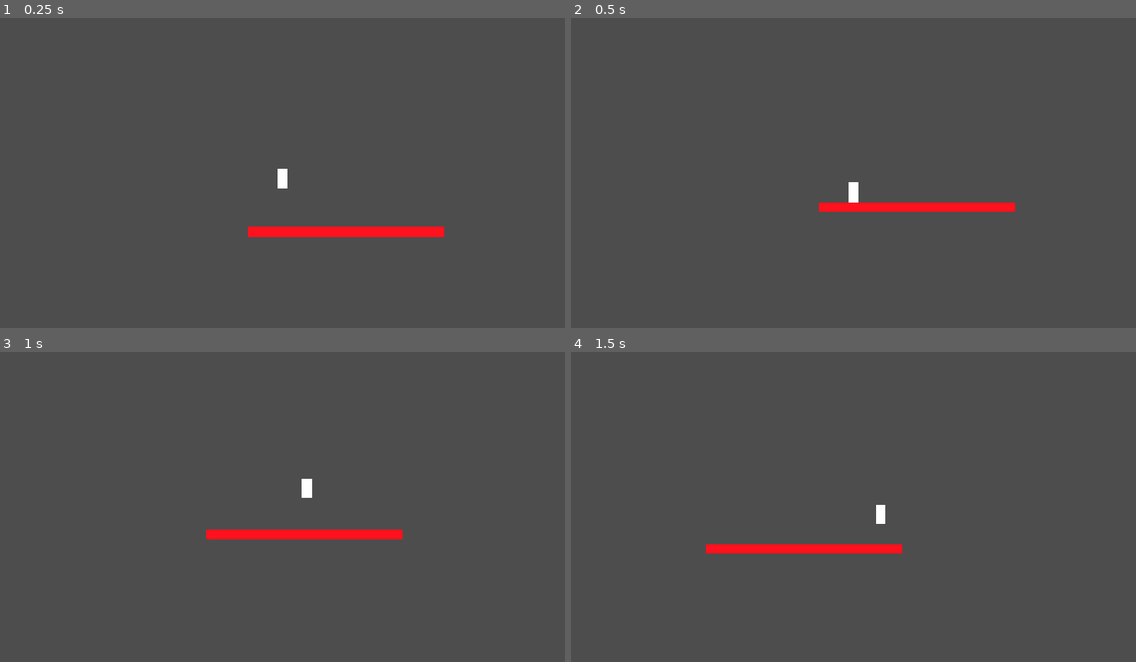
Above: before the commit, frames 1-4 (two rows, left to right).
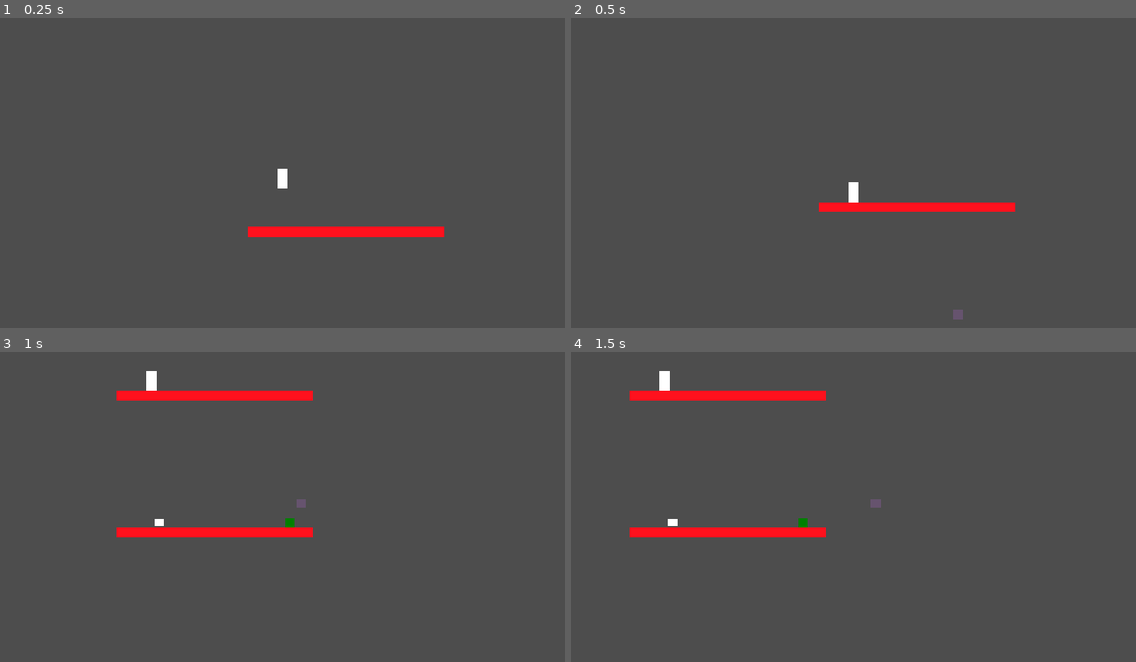
Above: after the commit, the same moments.

Repository: BriansHeres/Spirit-shift
Game: Godot game, scene res://scenes/test_room_1.tscn
Same seed, same stepped clock (60 frames per second), same inputs: the game is played once before the commit and once after it.
Inputs:
- Up to frame 1 (0.25 s): no input
- Up to frame 2 (0.5 s): no input
- Up to frame 3 (1 s): hold D (right) from 0.53 s (still down); hold Shift (shift) from 0.53 s (still down); tap Space (jump) at 0.77 s; tap E (grab, bound only after the commit) at 0.8 s
- Up to frame 4 (1.5 s): keep holding D (right); tap Space (jump) at 1.07 s; release Shift (shift) at 1.28 s; tap E (grab, bound only after the commit) at 1.35 s

Frame 1 is identical in both runs. In frame 2, less than 0.1% of the frame differs, in the area x 67-70%, y 94-98%; in frame 3, 2.7%; in frame 4, 3.6%, in the area x 10-59%, y 6-65%.
Error before the commit: Cannot call method 'get_parent' on a null value. (res://scripts/p_wisp_1.gd:18)

Commit message:
0.0.1

Diff:
--- /dev/null
+++ b/button.gd
@@ -0,0 +1,48 @@
+extends Node2D
+
+signal pressed
+signal released
+
+const PRESSED_OFFSET := Vector2(0, 4)
+const PRESSED_COLOR := Color(0.75, 0.75, 0.75)
+const UNPRESSED_COLOR := Color(1, 1, 1)
+
+@export var required_group: String = "grabbable"
+
+@onready var detection_area: Area2D = $DetectionArea
+@onready var mesh: MeshInstance2D = $MeshInstance2D
+
+var unpressed_mesh_position: Vector2
+var bodies_on_button: Array = []
+var is_pressed: bool = false
+
+func _ready() -> void:
+	detection_area.body_entered.connect(_on_body_entered)
+	detection_area.body_exited.connect(_on_body_exited)
+	unpressed_mesh_position = mesh.position
+
+func _on_body_entered(body: Node) -> void:
+	if body.is_in_group(required_group) and body not in bodies_on_button:
+		bodies_on_button.append(body)
+		_update_state()
+
+func _on_body_exited(body: Node) -> void:
+	if body in bodies_on_button:
+		bodies_on_button.erase(body)
+		_update_state()
+
+func _update_state() -> void:
+	var should_be_pressed := bodies_on_button.size() > 0
+	if should_be_pressed == is_pressed:
+		return
+	is_pressed = should_be_pressed
+	if is_pressed:
+		print("button press")
+		mesh.position = unpressed_mesh_position + PRESSED_OFFSET
+		mesh.modulate = PRESSED_COLOR
+		pressed.emit()
+	else:
+		print("button released")
+		mesh.position = unpressed_mesh_position
+		mesh.modulate = UNPRESSED_COLOR
+		released.emit()
--- /dev/null
+++ b/levels/level_01.tscn
@@ -0,0 +1,21 @@
+[gd_scene format=3 uid="uid://j1n4wygrpv8u"]
+
+[ext_resource type="PackedScene" uid="uid://si75wk503pqq" path="res://scenes/p_body_1.tscn" id="1_mofoo"]
+[ext_resource type="PackedScene" uid="uid://cl0ci1g57b8s5" path="res://scenes/lvl_geom.tscn" id="2_nr3cb"]
+[ext_resource type="PackedScene" uid="uid://bqoh4vgpy45bg" path="res://scenes/p_wisp_1.tscn" id="3_j60wy"]
+
+[node name="Test-room-1" type="Node2D" unique_id=666409738]
+
+[node name="p-body-1" parent="." unique_id=2086028748 instance=ExtResource("1_mofoo")]
+position = Vector2(70, 24)
+
+[node name="StaticBody2D" parent="." unique_id=589681334 instance=ExtResource("2_nr3cb")]
+position = Vector2(200, 161)
+scale = Vector2(10, 1)
+
+[node name="StaticBody2D2" parent="." unique_id=316171290 instance=ExtResource("2_nr3cb")]
+position = Vector2(561, 300)
+scale = Vector2(10, 1)
+
+[node name="p-wisp-1" parent="." unique_id=248650386 instance=ExtResource("3_j60wy")]
+position = Vector2(646, 241)
--- /dev/null
+++ b/levels/level_02.tscn
@@ -0,0 +1,21 @@
+[gd_scene format=3 uid="uid://bfhirue7wts4p"]
+
+[ext_resource type="PackedScene" uid="uid://si75wk503pqq" path="res://scenes/p_body_1.tscn" id="1_8yqd8"]
+[ext_resource type="PackedScene" uid="uid://cl0ci1g57b8s5" path="res://scenes/lvl_geom.tscn" id="2_h518d"]
+[ext_resource type="PackedScene" uid="uid://bqoh4vgpy45bg" path="res://scenes/p_wisp_1.tscn" id="3_didps"]
+
+[node name="Test-room-1" type="Node2D" unique_id=666409738]
+
+[node name="p-body-1" parent="." unique_id=2086028748 instance=ExtResource("1_8yqd8")]
+position = Vector2(70, 24)
+
+[node name="StaticBody2D" parent="." unique_id=589681334 instance=ExtResource("2_h518d")]
+position = Vector2(200, 161)
+scale = Vector2(10, 1)
+
+[node name="StaticBody2D2" parent="." unique_id=316171290 instance=ExtResource("2_h518d")]
+position = Vector2(-145, 256)
+scale = Vector2(10, 1)
+
+[node name="p-wisp-1" parent="." unique_id=248650386 instance=ExtResource("3_didps")]
+position = Vector2(-60, 197)
--- /dev/null
+++ b/levels/level_03.tscn
@@ -0,0 +1,21 @@
+[gd_scene format=3 uid="uid://bh7e3feuvvikv"]
+
+[ext_resource type="PackedScene" uid="uid://si75wk503pqq" path="res://scenes/p_body_1.tscn" id="1_85vqe"]
+[ext_resource type="PackedScene" uid="uid://cl0ci1g57b8s5" path="res://scenes/lvl_geom.tscn" id="2_p0vsl"]
+[ext_resource type="PackedScene" uid="uid://bqoh4vgpy45bg" path="res://scenes/p_wisp_1.tscn" id="3_ngl01"]
+
+[node name="Test-room-1" type="Node2D" unique_id=666409738]
+
+[node name="p-body-1" parent="." unique_id=2086028748 instance=ExtResource("1_85vqe")]
+position = Vector2(70, 24)
+
+[node name="StaticBody2D" parent="." unique_id=589681334 instance=ExtResource("2_p0vsl")]
+position = Vector2(200, 161)
+scale = Vector2(10, 1)
+
+[node name="StaticBody2D2" parent="." unique_id=316171290 instance=ExtResource("2_p0vsl")]
+position = Vector2(300, 162)
+scale = Vector2(10, 1)
+
+[node name="p-wisp-1" parent="." unique_id=248650386 instance=ExtResource("3_ngl01")]
+position = Vector2(385, 103)
--- a/project.godot
+++ b/project.godot
@@ -18,11 +18,16 @@
 [autoload]
 
 PossessionManager="*uid://bbiu6rcdc0gtd"
+LevelManager="*uid://cwowdt08f33d3"
 
 [display]
 
 window/stretch/mode="canvas_items"
 window/stretch/aspect="expand"
+
+[global_group]
+
+grabbable=""
 
 [input]
 
@@ -46,6 +51,26 @@
 "events": [Object(InputEventKey,"resource_local_to_scene":false,"resource_name":"","device":-1,"window_id":0,"alt_press …(195 unchanged characters)…
 ]
 }
+up={
+"deadzone": 0.2,
+"events": [Object(InputEventKey,"resource_local_to_scene":false,"resource_name":"","device":-1,"window_id":0,"alt_pressed":false,"shift_pressed":false,"ctrl_pressed":false,"meta_pressed":false,"pressed":false,"keycode":0,"physical_keycode":87,"key_label":0,"unicode":119,"location":0,"echo":false,"script":null)
+]
+}
+down={
+"deadzone": 0.2,
+"events": [Object(InputEventKey,"resource_local_to_scene":false,"resource_name":"","device":-1,"window_id":0,"alt_pressed":false,"shift_pressed":false,"ctrl_pressed":false,"meta_pressed":false,"pressed":false,"keycode":0,"physical_keycode":83,"key_label":0,"unicode":115,"location":0,"echo":false,"script":null)
+]
+}
+grab={
+"deadzone": 0.2,
+"events": [Object(InputEventKey,"resource_local_to_scene":false,"resource_name":"","device":-1,"window_id":0,"alt_pressed":false,"shift_pressed":false,"ctrl_pressed":false,"meta_pressed":false,"pressed":false,"keycode":0,"physical_keycode":69,"key_label":0,"unicode":101,"location":0,"echo":false,"script":null)
+]
+}
+dash={
+"deadzone": 0.2,
+"events": [Object(InputEventKey,"resource_local_to_scene":false,"resource_name":"","device":-1,"window_id":0,"alt_pressed":false,"shift_pressed":false,"ctrl_pressed":false,"meta_pressed":false,"pressed":false,"keycode":0,"physical_keycode":32,"key_label":0,"unicode":32,"location":0,"echo":false,"script":null)
+]
+}
 
 [physics]
 
--- /dev/null
+++ b/scenes/button.tscn
@@ -0,0 +1,20 @@
+[gd_scene format=3 uid="uid://c125gp1vxyfqk"]
+
+[ext_resource type="Script" uid="uid://iiqw4sgvaxek" path="res://button.gd" id="1_mi6dp"]
+
+[sub_resource type="BoxMesh" id="BoxMesh_g4v7s"]
+
+[sub_resource type="RectangleShape2D" id="RectangleShape2D_g4v7s"]
+
+[node name="Button" type="Node2D" unique_id=547445526]
+script = ExtResource("1_mi6dp")
+
+[node name="MeshInstance2D" type="MeshInstance2D" parent="." unique_id=231674697]
+position = Vector2(0, 2.9999998)
+scale = Vector2(20, 14)
+mesh = SubResource("BoxMesh_g4v7s")
+
+[node name="DetectionArea" type="Area2D" parent="." unique_id=1460614800]
+
+[node name="CollisionShape2D" type="CollisionShape2D" parent="DetectionArea" unique_id=1809416500]
+shape = SubResource("RectangleShape2D_g4v7s")
--- /dev/null
+++ b/scenes/cube.tscn
@@ -0,0 +1,18 @@
+[gd_scene format=3 uid="uid://bl14nl3swp7bg"]
+
+[ext_resource type="Script" uid="uid://c45g28l1wtgn0" path="res://scripts/grabbable_cube.gd" id="1_7ufek"]
+
+[sub_resource type="BoxMesh" id="BoxMesh_g4v7s"]
+
+[sub_resource type="RectangleShape2D" id="RectangleShape2D_g4v7s"]
+
+[node name="Cube" type="RigidBody2D" unique_id=1442811000 groups=["grabbable"]]
+script = ExtResource("1_7ufek")
+
+[node name="MeshInstance2D" type="MeshInstance2D" parent="." unique_id=837485653]
+modulate = Color(0, 0.49803922, 0, 1)
+scale = Vector2(20, 20)
+mesh = SubResource("BoxMesh_g4v7s")
+
+[node name="CollisionShape2D" type="CollisionShape2D" parent="." unique_id=1395736155]
+shape = SubResource("RectangleShape2D_g4v7s")
--- a/scenes/p_wisp_1.tscn
+++ b/scenes/p_wisp_1.tscn
@@ -5,6 +5,12 @@
 [sub_resource type="RectangleShape2D" id="RectangleShape2D_g4v7s"]
 
 [sub_resource type="BoxMesh" id="BoxMesh_g4v7s"]
+
+[sub_resource type="RectangleShape2D" id="RectangleShape2D_yf5fn"]
+size = Vector2(24, 22)
+
+[sub_resource type="RectangleShape2D" id="RectangleShape2D_57qmd"]
+size = Vector2(30, 28)
 
 [node name="p-wisp-1" type="CharacterBody2D" unique_id=248650386]
 script = ExtResource("1_27xi6")
@@ -16,3 +22,13 @@
 modulate = Color(0.84313726, 0.43529412, 1, 0.09803922)
 scale = Vector2(20, 20)
 mesh = SubResource("BoxMesh_g4v7s")
+
+[node name="MeetArea" type="Area2D" parent="." unique_id=356193026]
+
+[node name="MeetShape" type="CollisionShape2D" parent="MeetArea" unique_id=858097415]
+shape = SubResource("RectangleShape2D_yf5fn")
+
+[node name="GrabArea" type="Area2D" parent="." unique_id=1188452019]
+
+[node name="CollisionShape2D" type="CollisionShape2D" parent="GrabArea" unique_id=772991011]
+shape = SubResource("RectangleShape2D_57qmd")
--- a/scenes/test_room_1.tscn
+++ b/scenes/test_room_1.tscn
@@ -3,6 +3,8 @@
 [ext_resource type="PackedScene" uid="uid://si75wk503pqq" path="res://scenes/p_body_1.tscn" id="1_x6pct"]
 [ext_resource type="PackedScene" uid="uid://cl0ci1g57b8s5" path="res://scenes/lvl_geom.tscn" id="2_vhyfv"]
 [ext_resource type="PackedScene" uid="uid://bqoh4vgpy45bg" path="res://scenes/p_wisp_1.tscn" id="3_b3feg"]
+[ext_resource type="PackedScene" uid="uid://bl14nl3swp7bg" path="res://scenes/cube.tscn" id="4_y1xi4"]
+[ext_resource type="PackedScene" uid="uid://c125gp1vxyfqk" path="res://scenes/button.tscn" id="5_4w6er"]
 
 [node name="Test-room-1" type="Node2D" unique_id=666409738]
 
@@ -14,8 +16,14 @@
 scale = Vector2(10, 1)
 
 [node name="StaticBody2D2" parent="." unique_id=316171290 instance=ExtResource("2_vhyfv")]
-position = Vector2(952, 633)
+position = Vector2(199, 441)
 scale = Vector2(10, 1)
 
 [node name="p-wisp-1" parent="." unique_id=248650386 instance=ExtResource("3_b3feg")]
-position = Vector2(1037, 574)
+position = Vector2(284, 382)
+
+[node name="RigidBody2D" parent="." unique_id=1442811000 instance=ExtResource("4_y1xi4")]
+position = Vector2(353, 375)
+
+[node name="Button" parent="." unique_id=547445526 instance=ExtResource("5_4w6er")]
+position = Vector2(86, 419)
--- /dev/null
+++ b/scripts/grabbable_cube.gd
@@ -0,0 +1,16 @@
+extends RigidBody2D
+
+var is_held: bool = false
+var original_collision_layer: int
+var original_collision_mask: int
+
+func _ready() -> void:
+	original_collision_layer = collision_layer
+	original_collision_mask = collision_mask
+
+func pick_up() -> void:
+	is_held = true
+
+func drop(throw_velocity: Vector2 = Vector2.ZERO) -> void:
+	is_held = false
+	linear_velocity = throw_velocity
--- /dev/null
+++ b/scripts/level_manager.gd
@@ -0,0 +1,53 @@
+extends Node
+
+signal level_completed(level_index: int)
+signal all_levels_completed
+
+const LEVELS_FOLDER := "res://levels/"
+
+var level_paths: Array[String] = []
+var current_level_index: int = -1
+
+func _ready() -> void:
+	_discover_levels()
+	var current_scene_path := get_tree().current_scene.scene_file_path
+	current_level_index = level_paths.find(current_scene_path)
+
+func _discover_levels() -> void:
+	level_paths.clear()
+	var dir := DirAccess.open(LEVELS_FOLDER)
+	if dir == null:
+		push_error("LevelManager: couldn't open %s" % LEVELS_FOLDER)
+		return
+
+	dir.list_dir_begin()
+	var file_name := dir.get_next()
+	while file_name != "":
+		if not dir.current_is_dir() and file_name.ends_with(".tscn"):
+			level_paths.append(LEVELS_FOLDER + file_name)
+		file_name = dir.get_next()
+	dir.list_dir_end()
+
+	level_paths.sort()  #(level_01, level_02, etc...)
+
+func complete_level() -> void:
+	level_completed.emit(current_level_index)
+	print("Level %d complete!" % current_level_index)
+	go_to_next_level()
+
+func go_to_next_level() -> void:
+	current_level_index += 1
+	if current_level_index < level_paths.size():
+		get_tree().change_scene_to_file(level_paths[current_level_index])
+	else:
+		all_levels_completed.emit()
+		print("All levels complete!")
+		# e.g. get_tree().change_scene_to_file("res://ui/end_screen.tscn")
+
+func restart_current_level() -> void:
+	get_tree().reload_current_scene()
+
+func go_to_level(index: int) -> void:
+	if index >= 0 and index < level_paths.size():
+		current_level_index = index
+		get_tree().change_scene_to_file(level_paths[index])
--- a/scripts/p_body_1.gd
+++ b/scripts/p_body_1.gd
@@ -3,20 +3,22 @@
 
 const SPEED = 300.0
 const JUMP_VELOCITY = -400.0
+const GROUND_FRICTION = 800.0
 
 @onready var camera: Camera2D = $Camera2D
 
-# --- Camera tuning ---
 @export var camera_smoothing_enabled: bool = true
 @export var camera_smoothing_speed: float = 5.0
 @export var default_zoom: Vector2 = Vector2(1.0, 1.0)
+@export var wisp_node_path: NodePath
 
-# --- Screen shake ---
 var shake_strength: float = 0.0
 var shake_decay: float = 5.0
+var is_possessed_active: bool = true
 
 func _ready() -> void:
-	PossessionManager.shared_camera = $p_body_1/Camera2D
+	PossessionManager.shared_camera = camera
+	PossessionManager.current_body = self
 	camera.make_current()
 	camera.process_callback = Camera2D.CAMERA2D_PROCESS_PHYSICS
 	camera.position_smoothing_enabled = camera_smoothing_enabled
@@ -24,28 +26,43 @@
 	camera.zoom = default_zoom
 
 func shift_form():
-	PossessionManager.shift_to(get_node("/root/Test-room-1/p-wisp-1"))
+	var target := get_node(wisp_node_path) if wisp_node_path != NodePath("") else get_node("../p-wisp-1")
+	PossessionManager.shift_to(target)
+
+func activate(camera_ref: Camera2D) -> void:
+	is_possessed_active = true
+	var old_parent = camera_ref.get_parent()
+	if old_parent:
+		old_parent.remove_child(camera_ref)
+
+	add_child(camera_ref)
+	camera_ref.make_current()
+
+func deactivate() -> void:
+	is_possessed_active = false
 
 func _physics_process(delta: float) -> void:
+
 	# Add the gravity.
 	if not is_on_floor():
 		velocity += get_gravity() * delta
+	#Handle Possession
+	if is_possessed_active:
 
-	# Handle jump.
-	if Input.is_action_just_pressed("jump") and is_on_floor():
-		velocity.y = JUMP_VELOCITY
+		# Handle jump.
+		if Input.is_action_just_pressed("jump") and is_on_floor():
+			velocity.y = JUMP_VELOCITY
 
-	# Handle shifting
-	if Input.is_action_just_pressed("shift"):
-		shift_form()
-
-	# Get the input direction and handle the movement/deceleration.
-	# As good practice, you should replace UI actions with custom gameplay actions.
-	var direction := Input.get_axis("left", "right")
-	if direction:
-		velocity.x = direction * SPEED
+		# Get the input direction and handle the movement/deceleration.
+		# As good practice, you should replace UI actions with custom gameplay actions.
+		var direction := Input.get_axis("left", "right")
+		if direction:
+			velocity.x = direction * SPEED
+		else:
+			velocity.x = move_toward(velocity.x, 0, SPEED)
 	else:
-		velocity.x = move_toward(velocity.x, 0, SPEED)
+			if is_on_floor():
+				velocity.x = move_toward(velocity.x, 0, GROUND_FRICTION * delta)
 
 	move_and_slide()
 
--- a/scripts/p_wisp_1.gd
+++ b/scripts/p_wisp_1.gd
@@ -2,19 +2,68 @@
 
 const WHISP_SPEED = 250.0
 const WHISP_ACCEL = 10.0
+const GRAB_OFFSET = Vector2(0, 0)
+const STRING_STIFFNESS = 40.0
+const STRING_DAMPING = 8.0
 
-var is_active: bool = false
+@export var body_node_path: NodePath
+
+@onready var meet_area: Area2D = $MeetArea
+@onready var grab_area: Area2D = $GrabArea
+
+var is_possession_active: bool = false
+var held_cube: RigidBody2D = null
+
+func _ready() -> void:
+	meet_area.body_entered.connect(_on_meet_area_body_entered)
 
 func _physics_process(delta: float) -> void:
-	if not is_active:
-		return  # frozen/idle until the player shifts into it
+	# Handle possession
+	if not is_possession_active:
+		return
+	#Handles grabbing
+	if Input.is_action_just_pressed("grab"):
+		_toggle_grab()
 
 	var direction := Input.get_vector("left", "right", "up", "down")
 	velocity = velocity.lerp(direction * WHISP_SPEED, WHISP_ACCEL * delta)
 	move_and_slide()
+	if held_cube:
+		_update_string_pull()
+
+#invisible string for pulling
+func _update_string_pull() -> void:
+	var target_position := global_position + GRAB_OFFSET
+	var to_target := target_position - held_cube.global_position
+	var spring_force := to_target * STRING_STIFFNESS
+	var damping_force := -held_cube.linear_velocity * STRING_DAMPING
+	held_cube.apply_central_force(spring_force + damping_force)
+
+#function for the grabbing
+func _toggle_grab() -> void:
+	if held_cube:
+		held_cube.drop(held_cube.linear_velocity)
+		held_cube = null
+	else:
+		for body in grab_area.get_overlapping_bodies():
+			if body.is_in_group("grabbable") and body.has_method("pick_up"):
+				held_cube = body
+				held_cube.pick_up()
+				break
+
+func _on_meet_area_body_entered(body: Node) -> void:
+	if body == get_node("../p-body-1"):
+		LevelManager.complete_level()
+
+func shift_form():
+	if held_cube:
+		held_cube.drop()
+		held_cube = null
+	var target := get_node(body_node_path) if body_node_path != NodePath("") else get_node("../p-body-1")
+	PossessionManager.shift_to(target)
 
 func activate(camera_ref: Camera2D) -> void:
-	is_active = true
+	is_possession_active = true
 	var old_parent = camera_ref.get_parent()
 	if old_parent:
 		old_parent.remove_child(camera_ref)
@@ -22,5 +71,8 @@
 	camera_ref.make_current()
 
 func deactivate() -> void:
-	is_active = false
+	is_possession_active = false
 	velocity = Vector2.ZERO
+	if held_cube:
+		held_cube.drop()
+		held_cube = null
--- a/scripts/possession_manager.gd
+++ b/scripts/possession_manager.gd
@@ -2,6 +2,11 @@
 
 var current_body: Node = null
 var shared_camera: Camera2D
+
+func _unhandled_input(event: InputEvent) -> void:
+	if event.is_action_pressed("shift") and current_body and current_body.has_method("shift_form"):
+		current_body.shift_form()
+		get_viewport().set_input_as_handled()
 
 func shift_to(new_body: Node) -> void:
 	if current_body and current_body.has_method("deactivate"):
Not shown, added: button.gd.uid
Not shown, added: scripts/grabbable_cube.gd.uid
Not shown, added: scripts/level_manager.gd.uid
